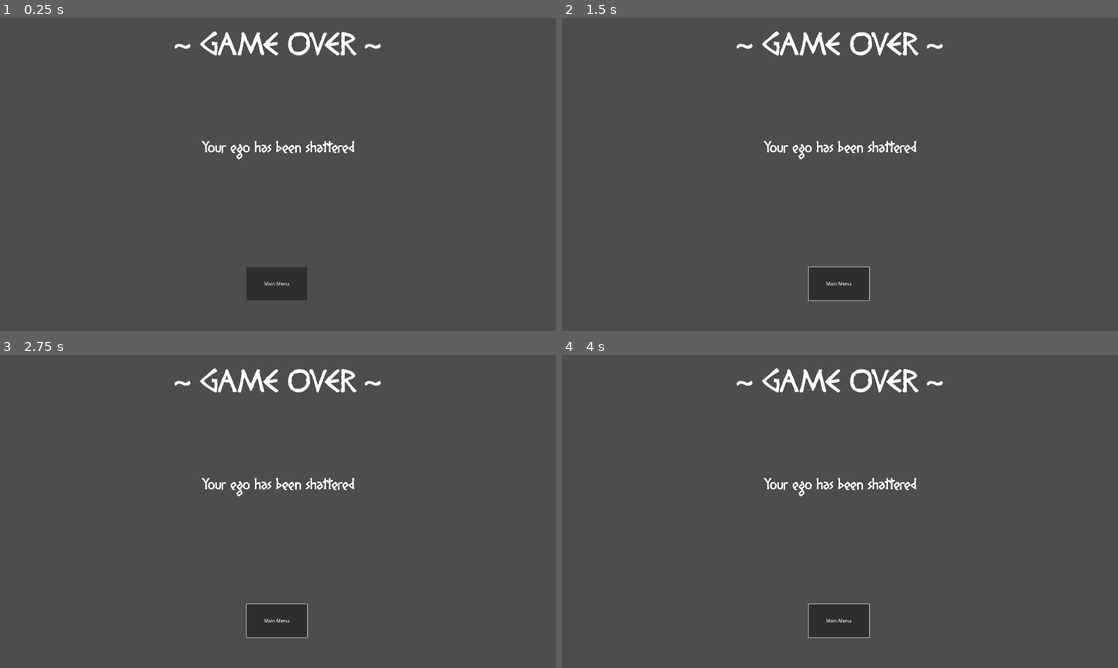
Above: before the commit, frames 1-4 (two rows, left to right).
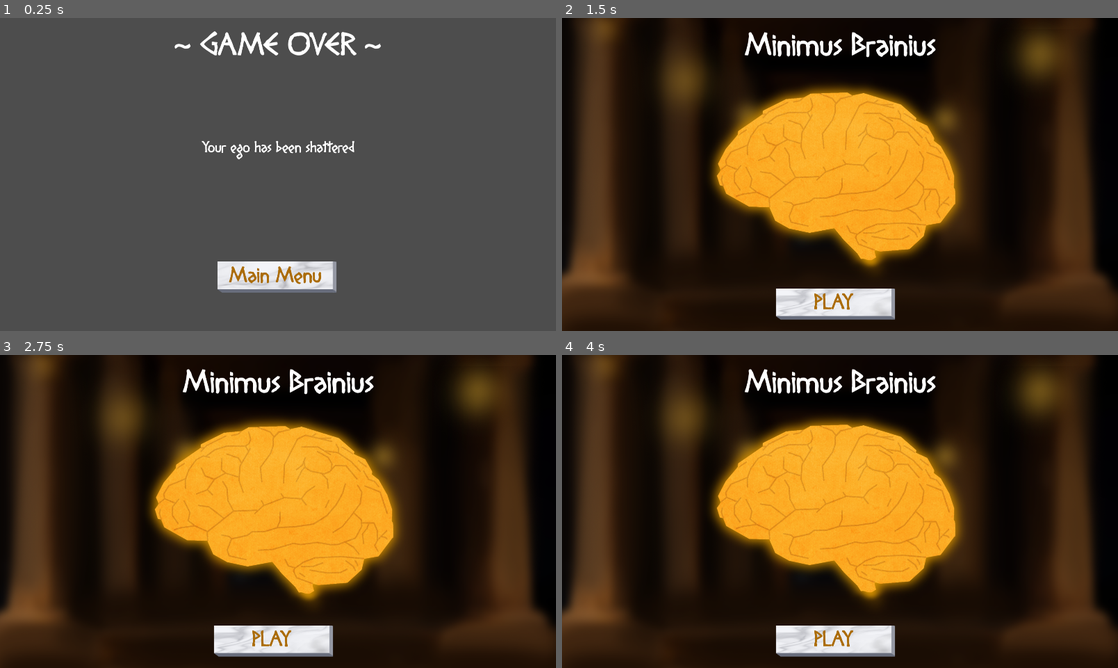
Above: after the commit, the same moments.

Repository: hulien22/ldjam54
Game: Godot game, scene res://scenes/GameOver.tscn
The game is run twice, just before and just after one commit, with the same random seed, the same clock (stepped at 60 frames per second) and the same inputs. This scene is started directly instead of the project's main scene. The engine's default icon, where the game draws it, is replaced by a stand-in: a white triangle on a blue panel in a dark square.
Inputs (mouse positions are in pixels of both pictures, inside the frame that each line leads up to):
- Up to frame 1 (0.25 s): no input
- Up to frame 2 (1.5 s): click (840, 284) at 0.5 s, where only the run before the commit has a clickable "Main Menu"; move the mouse to (962, 158) at 1.27 s; tap Backspace (keybspace) at 1.35 s; click (962, 158) at 1.42 s
- Up to frame 3 (2.75 s): drag from (166, 527) to (250, 574) at 2.02 s
- Up to frame 4 (4 s): move the mouse to (895, 442) at 2.77 s; tap Backspace (keybspace) at 2.85 s; click (895, 442) at 2.92 s; drag from (812, 574) to (673, 464) at 3.52 s

The runs differ from the first frame. In frame 1, 2.4% of the frame differs, in the area x 39-61%, y 77-91%; in frame 2, 100%, in the area x 0-100%, y 0-100%; in frame 3, 100%; in frame 4, 100%.

Commit message:
game over button

Diff:
--- a/scenes/GameOver.tscn
+++ b/scenes/GameOver.tscn
@@ -1,6 +1,9 @@
-[gd_scene load_steps=4 format=3 uid="uid://ciqlc0hn0m0uf"]
+[gd_scene load_steps=7 format=3 uid="uid://d1vg665ed1xjp"]
 
+[ext_resource type="Script" path="res://scripts/GameOver.gd" id="1_p0tnp"]
 [ext_resource type="FontFile" uid="uid://cshv7yax3y1kc" path="res://fonts/DIOGENES.ttf" id="1_pm781"]
+[ext_resource type="PackedScene" uid="uid://ddw4wgpuy1cv7" path="res://scenes/mainmenu.tscn" id="2_a1mh4"]
+[ext_resource type="PackedScene" uid="uid://c7krcwyoak4cs" path="res://scenes/marblebutton.tscn" id="3_vwkuk"]
 
 [sub_resource type="LabelSettings" id="LabelSettings_6odfe"]
 font = ExtResource("1_pm781")
@@ -11,6 +14,8 @@
 font_size = 48
 
 [node name="scene" type="Node2D"]
+script = ExtResource("1_p0tnp")
+menu_scene = ExtResource("2_a1mh4")
 
 [node name="Label" type="Label" parent="."]
 offset_left = 35.0
@@ -34,9 +39,8 @@
 vertical_alignment = 1
 autowrap_mode = 3
 
-[node name="Button" type="Button" parent="."]
-offset_left = 851.0
-offset_top = 860.0
-offset_right = 1061.0
-offset_bottom = 974.0
+[node name="marblebutton" parent="." instance=ExtResource("3_vwkuk")]
+position = Vector2(950, 885)
 text = "Main Menu"
+
+[connection signal="on_pressed" from="marblebutton" to="." method="_on_pressed"]
--- /dev/null
+++ b/scripts/GameOver.gd
@@ -0,0 +1,6 @@
+extends Node2D
+
+@export var menu_scene: PackedScene
+
+func _on_pressed():
+	get_tree().change_scene_to_packed(menu_scene)
